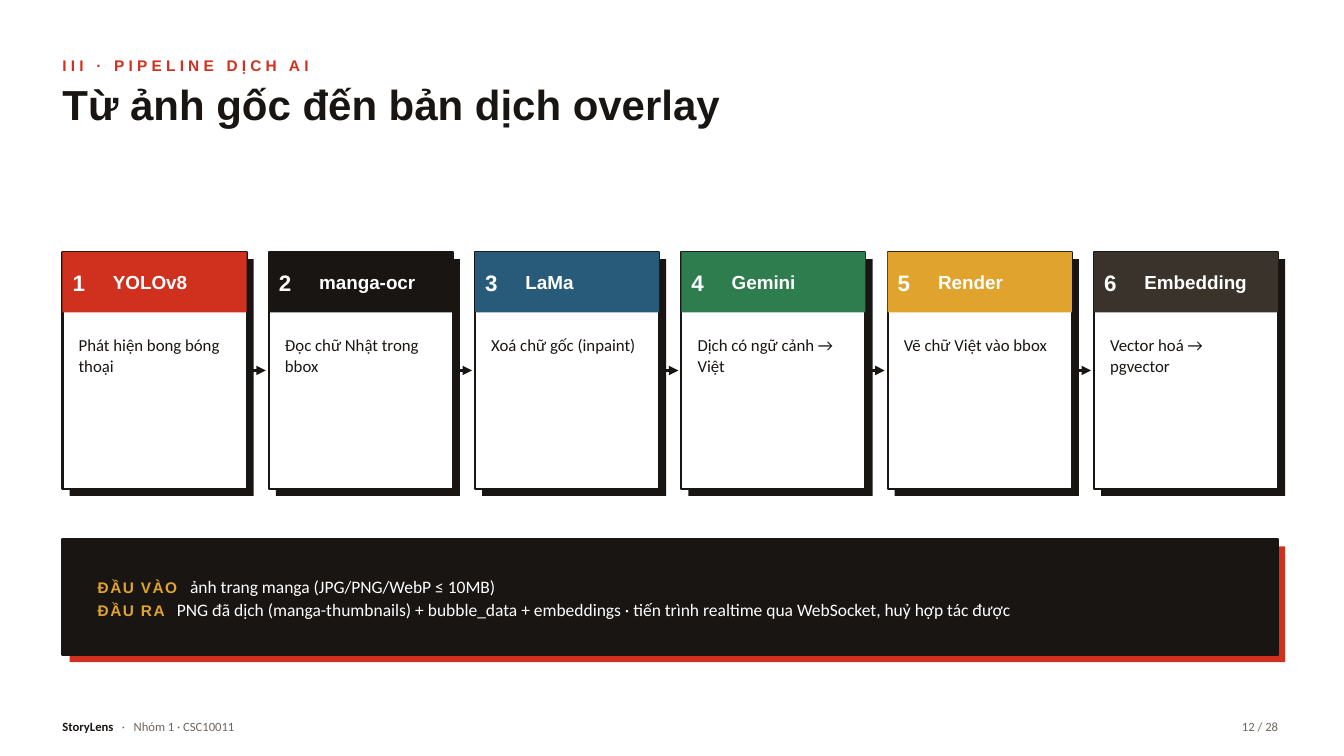
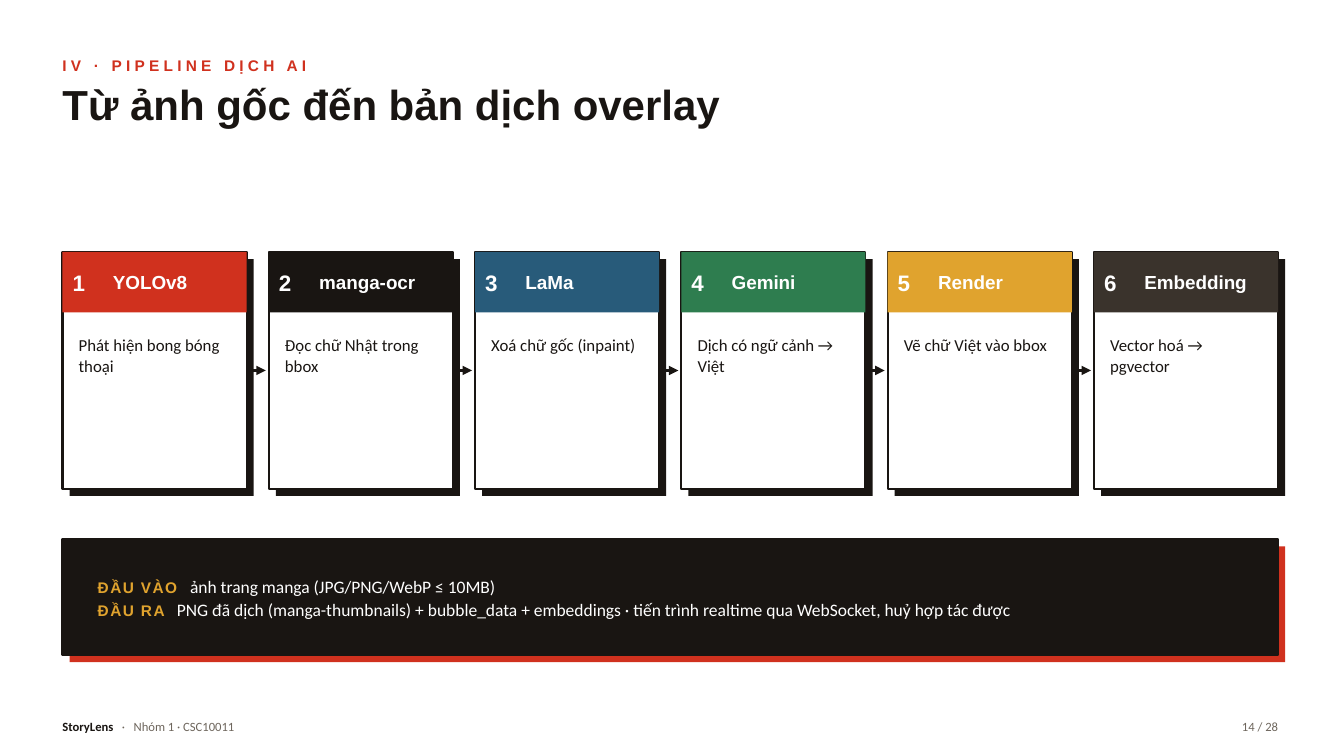
Before and after one commit to trungkiet2005/storylen, a slide deck: slide 14 of docs/presentation/StoryLens_Presentation.pptx (slide 12 before the commit). Drawn at 1344x756 pixels with LibreOffice and Linux fonts; fonts in the diff are those of the drawing. Boxes give left, top, right and bottom in pixels: in the first picture for what was removed or moved away, otherwise in the second. Text is boxed around its words. In the diff, an @@ line names an element or a change of style, - is before the commit and + after.

```diff
--- a/docs/presentation/StoryLens_Presentation.pptx
+++ b/docs/presentation/StoryLens_Presentation.pptx
@@ text at <box>62,60,307,74</box>: text changed @@
-III · PIPELINE DỊCH AI
+IV · PIPELINE DỊCH AI
@@ text at <box>1242,722,1278,731</box>: text changed @@
-12 / 28
+14 / 28
```
Also in this commit, not shown: 22 other slides changed, 5 other files.
